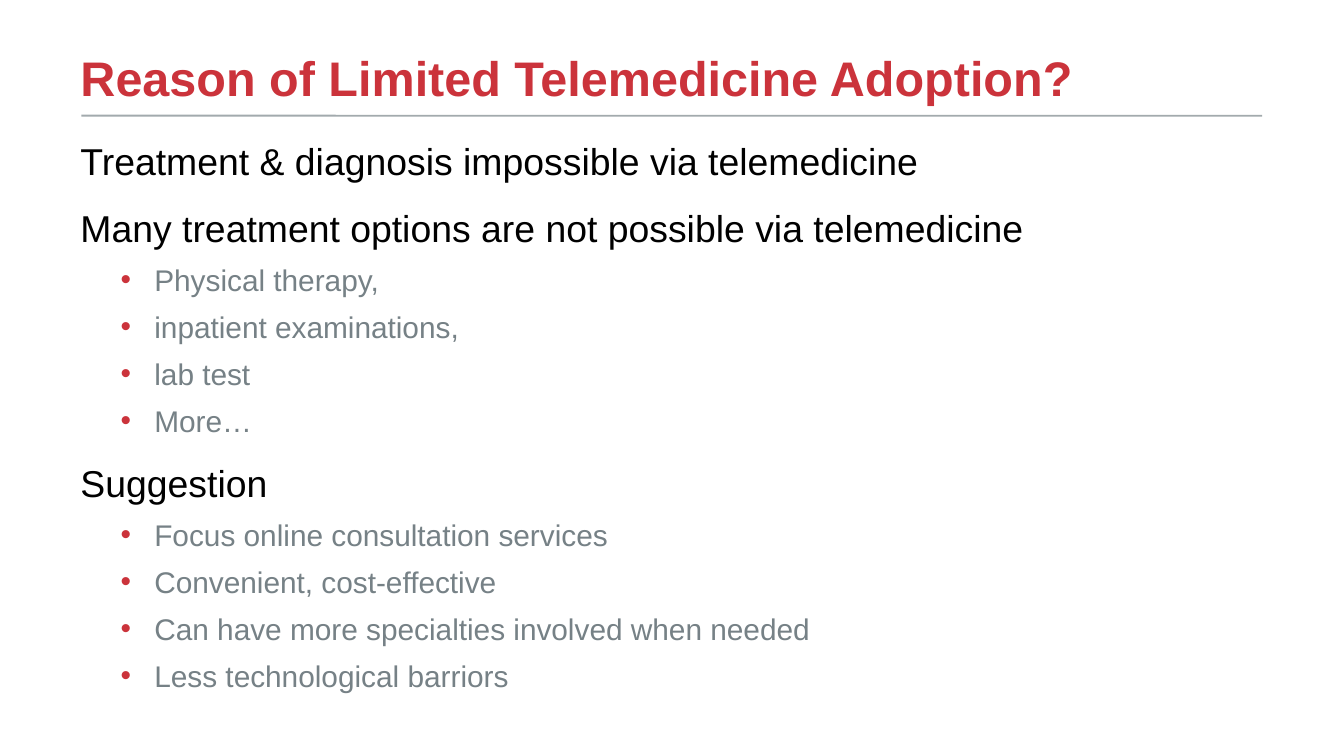
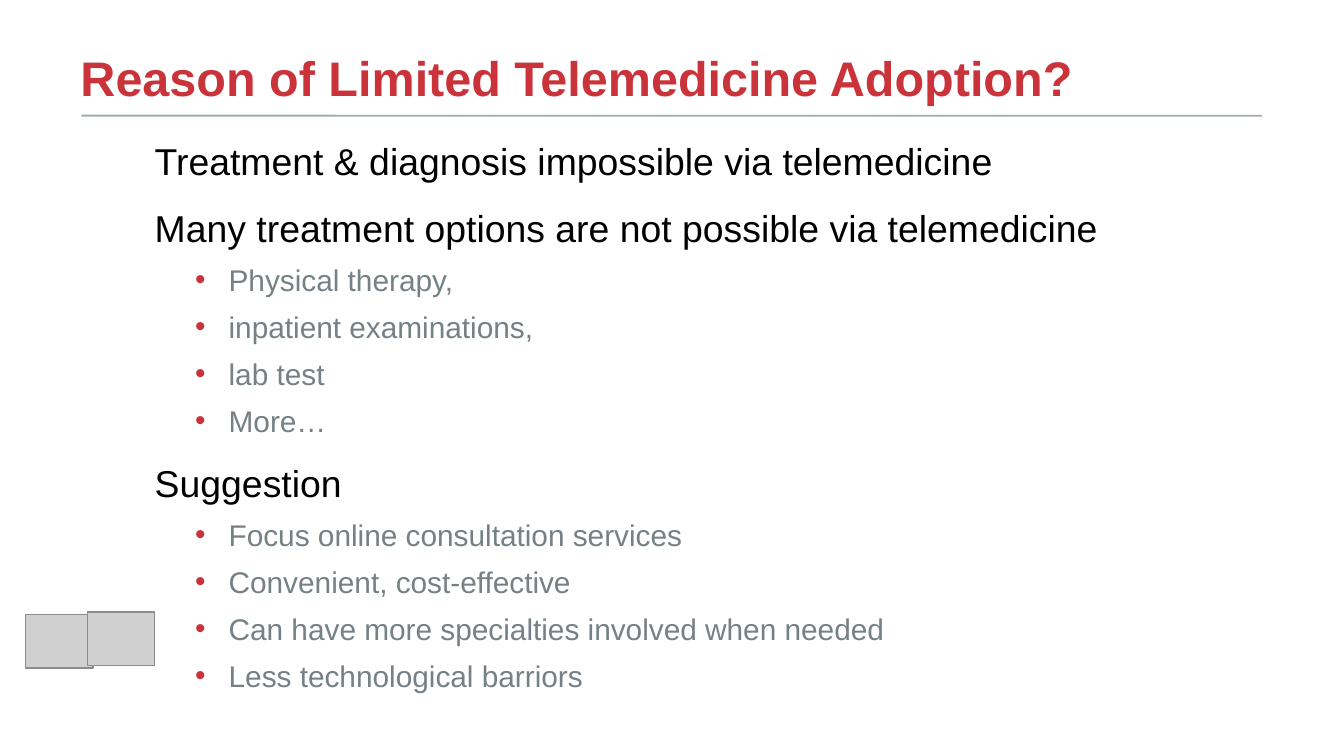
Before and after one commit to TongLing/tongling.github.io, a slide deck: slide 16 of assets/pdf/cic-telemedicine.pptx (slide 15 before the commit). Drawn at 1344x756 pixels with LibreOffice and Linux fonts; fonts in the diff are those of the drawing; grey boxes stand for pictures; background and template pictures are left out. Boxes give left, top, right and bottom in pixels: in the first picture for what was removed or moved away, otherwise in the second. Text is boxed around its words. In the diff, an @@ line names an element or a change of style, - is before the commit and + after.

Commit message:
last update of telemedicine cic talk

```diff
--- a/assets/pdf/cic-telemedicine.pptx
+++ b/assets/pdf/cic-telemedicine.pptx
@@ text "Treatment & diagnosis impossible via ...": place and size @@
-text "Treatment & diagnosis impossible via ..." at <box>80,148,1023,646</box>
+text "Treatment & diagnosis impossible via ..." at <box>155,148,1098,646</box>
@@ picture added at <box>26,614,93,668</box> @@
@@ picture added at <box>87,612,155,665</box> @@
```
Also in this commit, not shown: 15 other slides changed, 1 slide added, 1 other file.
